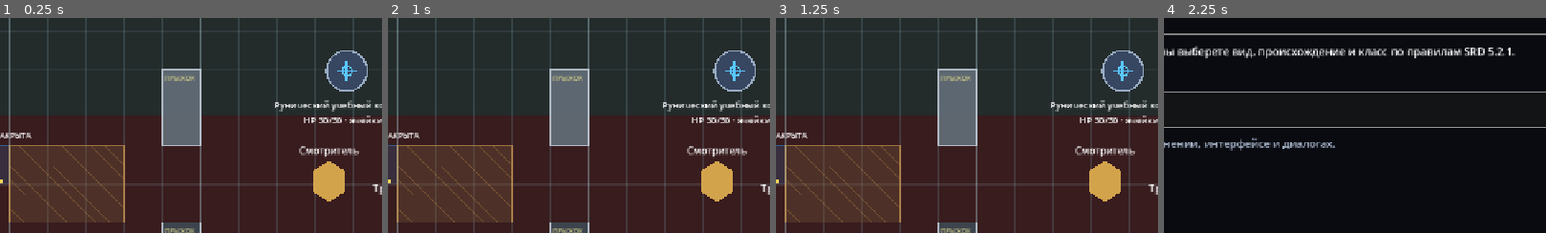
Above: before the commit, frames 1-4 (left to right).
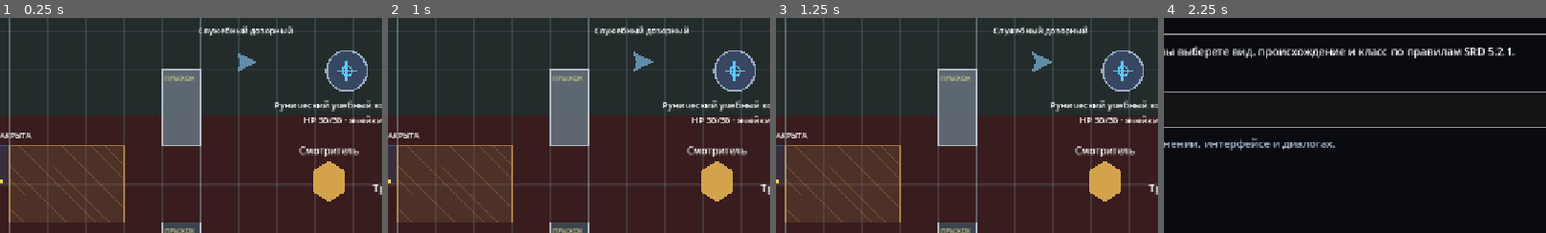
Above: after the commit, the same moments.

Repository: eretenkodaniil16-rgb/rpg-project
Game: Godot game, scene res://scenes/game/game.tscn
Two runs of this game, one before a commit and one after it. Both use one fixed random seed, a clock stepped at 60 frames per second and the inputs below. This scene is started directly instead of the project's main scene.
Inputs:
- Up to frame 1 (0.25 s): no input
- Up to frame 2 (1 s): click "ВЗАИМ." at 0.5 s
- Up to frame 3 (1.25 s): no input
- Up to frame 4 (2.25 s): click "МЕНЮ" at 1.25 s; click "Новая игра" at 2 s
The pictures show only the part of the screen within x 27-77%, y 12-62%; the shares and areas given below are measured in that part.

The runs differ from the first frame. In frame 1, 0.7% of the frame differs, in the area x 52-77%, y 3-25%; in frame 2, 0.7%; in frame 3, 0.7%, in the area x 56-82%, y 3-25%; in frame 4, nothing differs.
Error before the commit: Invalid assignment of property or key 'text' with value of type 'String' on a base object of type 'null instance'. (res://scripts/game/npc.gd:41)

Commit message:
feat(ai): add NavigationRegion2D rooms and door link

Diff:
--- a/scripts/game/stealth_test_room.gd
+++ b/scripts/game/stealth_test_room.gd
@@ -2,16 +2,20 @@
 extends Node2D
 
 const DOOR_SCRIPT: Script = preload("res://scripts/game/stealth_door.gd")
-const PATROL_OBSERVER_SCRIPT: Script = preload("res://scripts/game/stealth_patrol_observer.gd")
-const PATROL_SYSTEM_SCRIPT: Script = preload("res://scripts/systems/patrol_alert_group_system.gd")
+const PATROL_GUARD_SCENE: PackedScene = preload("res://scenes/game/stealth_patrol_guard.tscn")
+const PATROL_SYSTEM_SCRIPT: Script = preload("res://scripts/systems/patrol_alert_group_system_ai.gd")
 
 var _door: StealthDoor
 var _patrol_observer: StealthPatrolObserver
-var _patrol_data: PatrolAlertGroupSystem = PATROL_SYSTEM_SCRIPT.new() as PatrolAlertGroupSystem
+var _patrol_data: PatrolAlertGroupSystemAi = PATROL_SYSTEM_SCRIPT.new() as PatrolAlertGroupSystemAi
+var _west_navigation_region: NavigationRegion2D
+var _hall_navigation_region: NavigationRegion2D
+var _door_navigation_link: NavigationLink2D
 
 
 func _ready() -> void:
 	add_to_group("stealth_world")
+	_build_navigation()
 	_build_wall("WestPartitionTop", Vector2(0.0, -187.5), Vector2(36.0, 255.0))
 	_build_wall("WestPartitionBottom", Vector2(0.0, 187.5), Vector2(36.0, 255.0))
 	_door = DOOR_SCRIPT.new() as StealthDoor
@@ -20,6 +24,7 @@
 	_door.door_label = "Дверь служебной комнаты"
 	_door.door_size = Vector2(36.0, 120.0)
 	add_child(_door)
+	set_navigation_door_state(_door.door_id, _door.get_door_state())
 	_build_patrol_observer()
 	queue_redraw()
 
@@ -32,15 +37,60 @@
 	return _patrol_observer
 
 
+func get_navigation_link_for_testing() -> NavigationLink2D:
+	return _door_navigation_link
+
+
+func set_navigation_door_state(door_id: String, door_state: String) -> void:
+	if door_id != "west_service_door" or _door_navigation_link == null:
+		return
+	_door_navigation_link.enabled = door_state in ["open", "broken"]
+
+
 func _build_patrol_observer() -> void:
-	_patrol_observer = PATROL_OBSERVER_SCRIPT.new() as StealthPatrolObserver
+	_patrol_observer = PATROL_GUARD_SCENE.instantiate() as StealthPatrolObserver
+	if _patrol_observer == null:
+		return
 	_patrol_observer.name = "ServiceGuard"
-	_patrol_observer.actor_id = "service_guard"
-	_patrol_observer.display_name = "Служебный дозорный"
-	_patrol_observer.default_facing_direction = Vector2.RIGHT
 	add_child(_patrol_observer)
 	var initial_position: Vector2 = _patrol_data.get_initial_patrol_position("service_guard")
 	_patrol_observer.global_position = initial_position if initial_position != Vector2.ZERO else Vector2(760.0, 160.0)
+
+
+func _build_navigation() -> void:
+	_west_navigation_region = _build_navigation_region(
+		"WestServiceNavigationRegion",
+		Rect2(Vector2(-200.0, -315.0), Vector2(180.0, 630.0))
+	)
+	_hall_navigation_region = _build_navigation_region(
+		"MainHallNavigationRegion",
+		Rect2(Vector2(18.0, -315.0), Vector2(972.0, 630.0))
+	)
+	_door_navigation_link = NavigationLink2D.new()
+	_door_navigation_link.name = "WestServiceDoorNavigationLink"
+	_door_navigation_link.start_position = Vector2(-28.0, 0.0)
+	_door_navigation_link.end_position = Vector2(28.0, 0.0)
+	_door_navigation_link.bidirectional = true
+	_door_navigation_link.enter_cost = 0.0
+	_door_navigation_link.travel_cost = 1.0
+	_door_navigation_link.enabled = false
+	add_child(_door_navigation_link)
+
+
+func _build_navigation_region(node_name: String, local_rect: Rect2) -> NavigationRegion2D:
+	var region := NavigationRegion2D.new()
+	region.name = node_name
+	var polygon := NavigationPolygon.new()
+	polygon.vertices = PackedVector2Array([
+		local_rect.position,
+		local_rect.position + Vector2(local_rect.size.x, 0.0),
+		local_rect.end,
+		local_rect.position + Vector2(0.0, local_rect.size.y)
+	])
+	polygon.add_polygon(PackedInt32Array([0, 1, 2, 3]))
+	region.navigation_polygon = polygon
+	add_child(region)
+	return region
 
 
 func _build_wall(node_name: String, local_position: Vector2, wall_size: Vector2) -> void:
